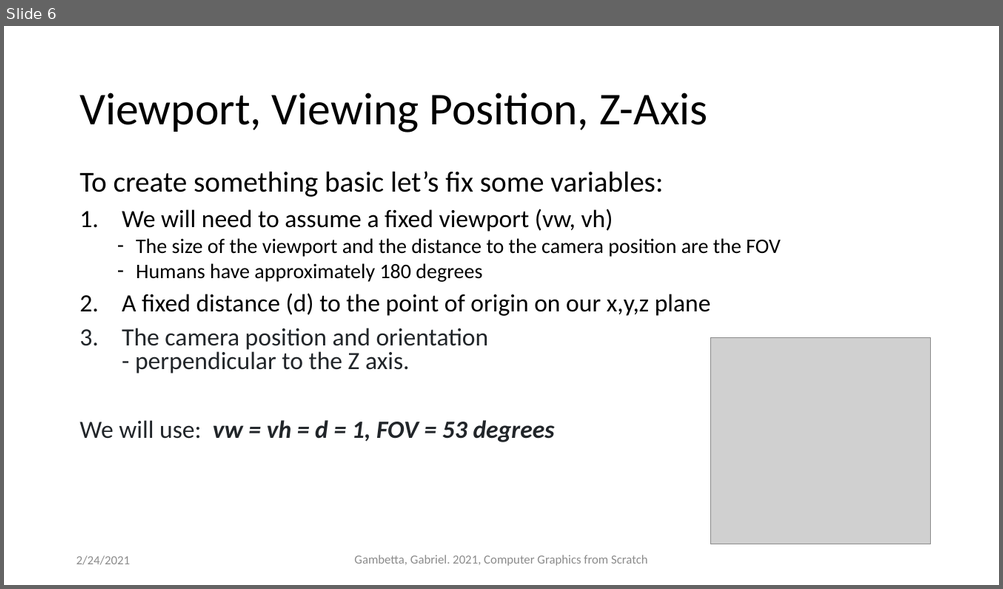
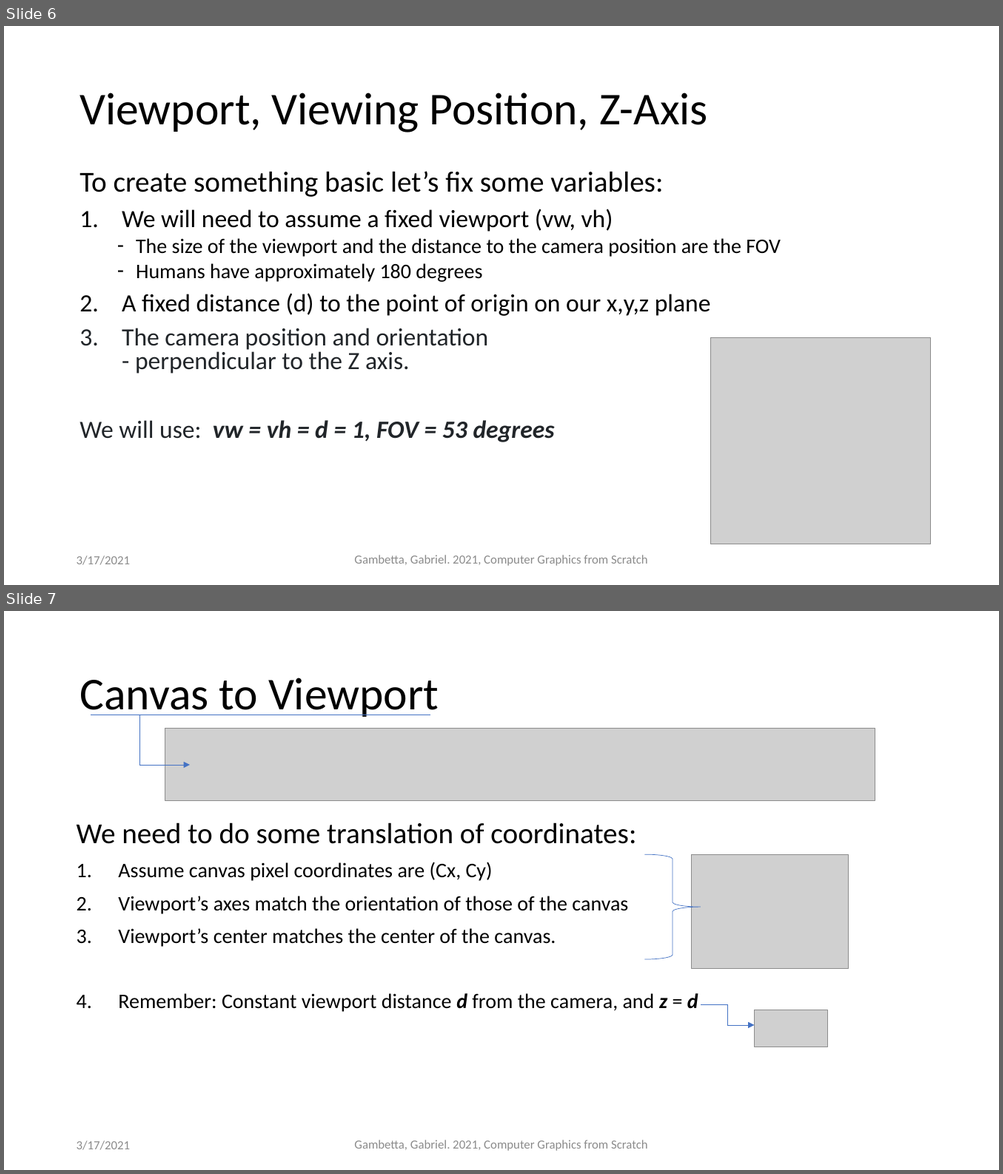
Before and after one commit to ctrachte/JS-Computer-Graphics-Demo, a slide deck: computer-graphics-js-1.pptx. Shown one above the other, each under a label of ours: slide 6 before the commit, slides 6 and 7 after it. The pictures are 1003x589 and 1003x1174 pixels, drawn with LibreOffice and Linux fonts; fonts in the diff are those of the drawing; grey boxes stand for pictures. Boxes give left, top, right and bottom in pixels: in the first picture for what was removed or moved away, otherwise in the second. Text is boxed around its words. In the diff, an @@ line names an element or a change of style, - is before the commit and + after.

Commit message:
changed div to canvas

```diff
--- a/computer-graphics-js-1.pptx
+++ b/computer-graphics-js-1.pptx
@@ slide 7 added at bbox=[4, 611, 999, 1170], background #FFFFFF @@
@@ title added at bbox=[79, 678, 438, 721], 44 pt, text #000000 @@
+Canvas to Viewport
@@ elbow arrow added from (91, 715) to (190, 765), #4472C4 0.5 pt @@
@@ line added from (140, 715) to (430, 715), #4472C4 0.5 pt @@
@@ picture added at bbox=[165, 729, 875, 801] @@
@@ text added at bbox=[77, 823, 698, 1012], 20 pt, text #000000 @@
+We need to do some translation of coordinates:
+1. Assume canvas pixel coordinates are (Cx, Cy)
+2. Viewport’s axes match the orientation of those of the canvas
+3. Viewport’s center matches the center of the canvas.
+4. Remember: Constant viewport distance d from the camera, and z = d
@@ right brace added at bbox=[645, 855, 701, 960], outline #4472C4 0.5 pt @@
@@ picture added at bbox=[691, 855, 848, 969] @@
@@ elbow arrow added from (700, 1005) to (754, 1026), #4472C4 0.5 pt @@
@@ picture added at bbox=[754, 1010, 827, 1047] @@
@@ text added at bbox=[77, 1141, 130, 1150], 12 pt, text #8C8C8C @@
+3/17/2021
@@ text added at bbox=[354, 1140, 648, 1151], 12 pt, text #8C8C8C @@
+Gambetta, Gabriel. 2021, Computer Graphics from Scratch
@@ slide 6 changed as well @@
@@ text at bbox=[77, 556, 130, 565]: text changed @@
-2/24/2021
+3/17/2021
```
Also in this commit, not shown: 5 other slides changed, 5 other slides added, 1 other file.
